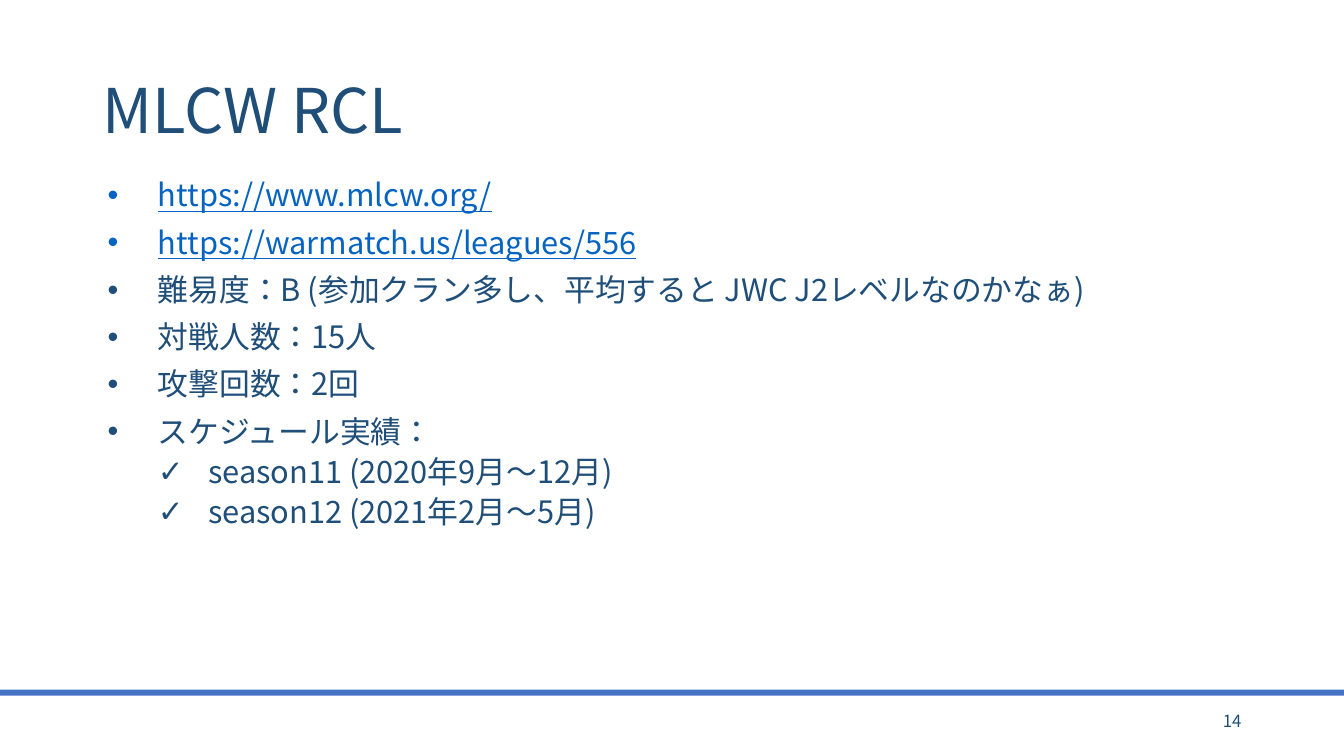
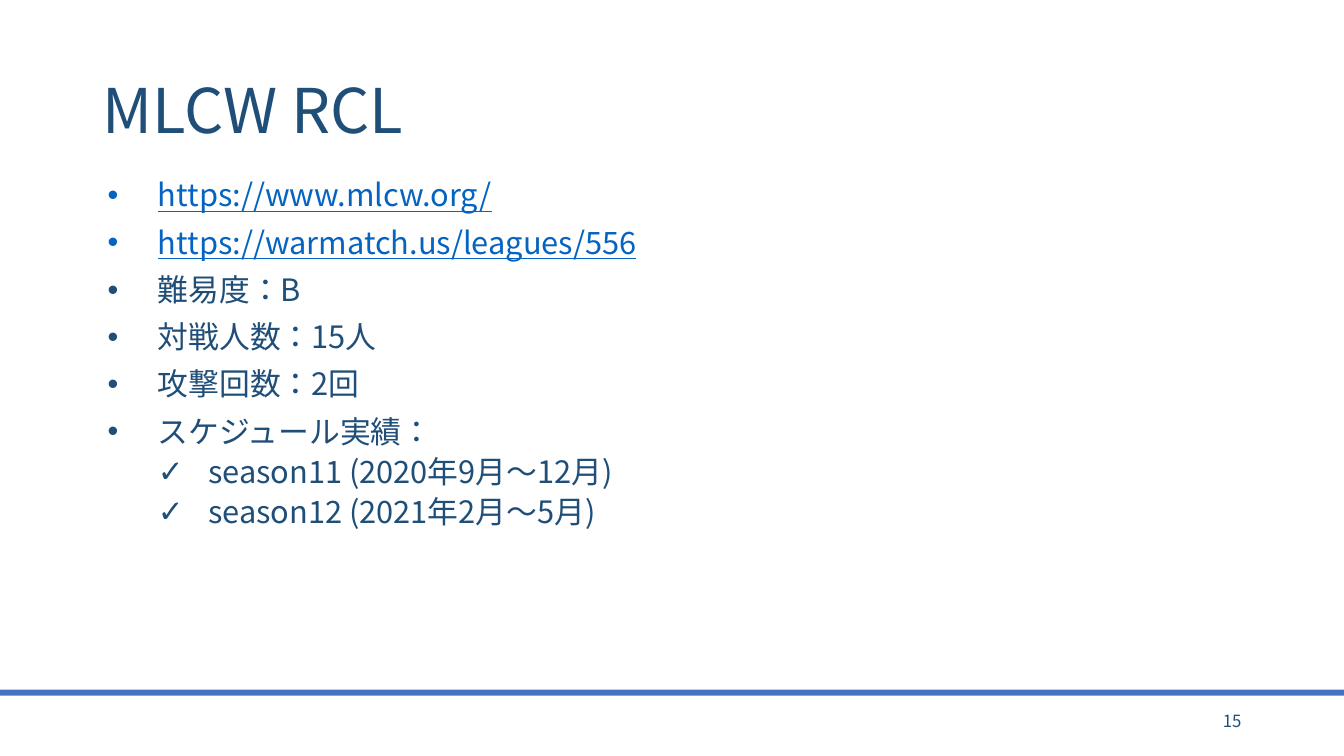
Before and after one commit to bigtreeCoC/documents, a slide deck: slide 15 of リーグ調査.pptx (slide 14 before the commit). Drawn at 1344x756 pixels with LibreOffice and Linux fonts; fonts in the diff are those of the drawing. Boxes give left, top, right and bottom in pixels: in the first picture for what was removed or moved away, otherwise in the second. Text is boxed around its words. In the diff, an @@ line names an element or a change of style, - is before the commit and + after.

```diff
--- a/リーグ調査.pptx
+++ b/リーグ調査.pptx
@@ text at [158,275,301,304]: text changed @@
-• 難易度：B (参加クラン多し、平均すると JWC J2レベルなのかなぁ)
+• 難易度：B
@@ page number at [1223,714,1242,727]: text changed @@
-14
+15
```
Also in this commit, not shown: 12 other slides changed, 2 slides added, 1 other file.
